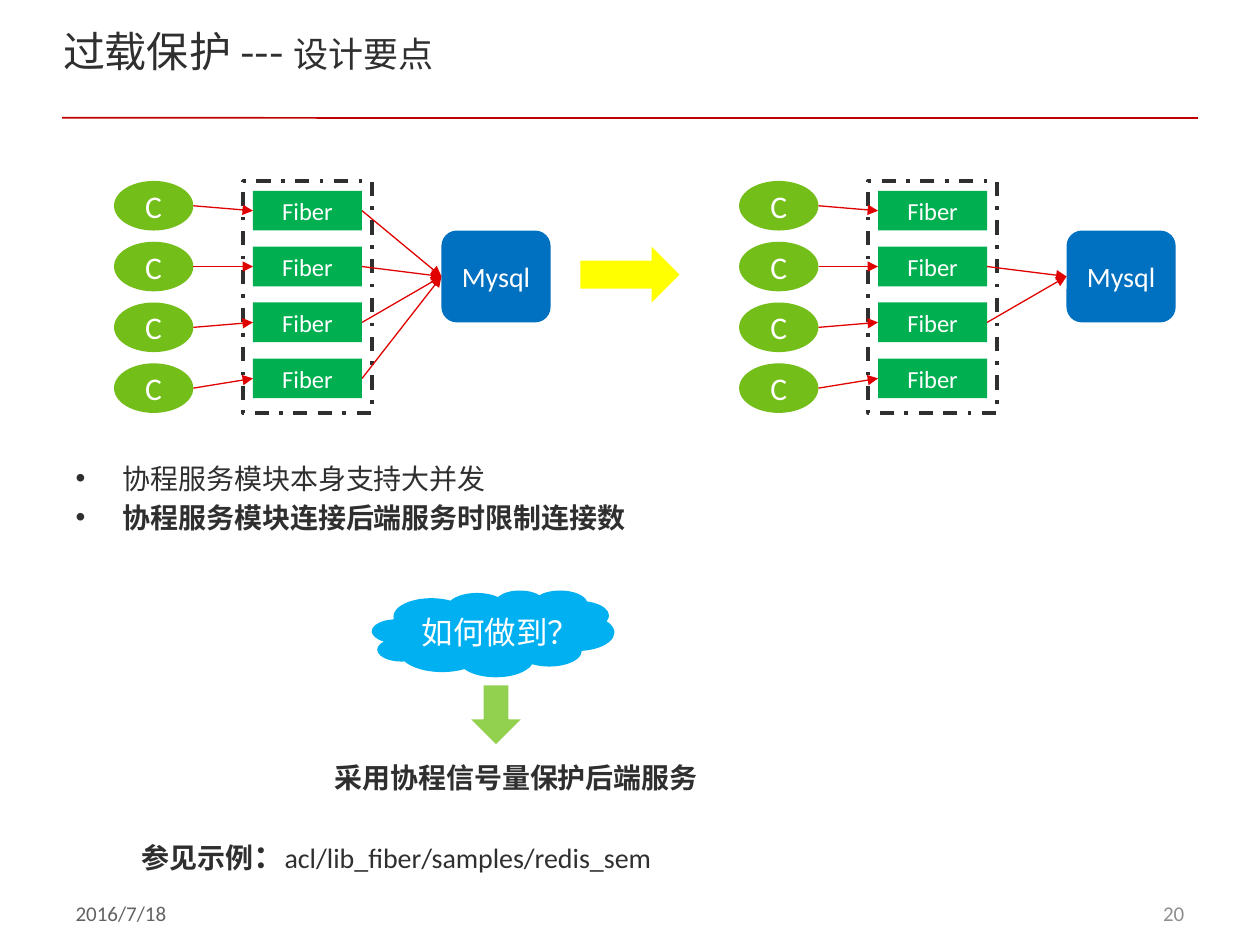
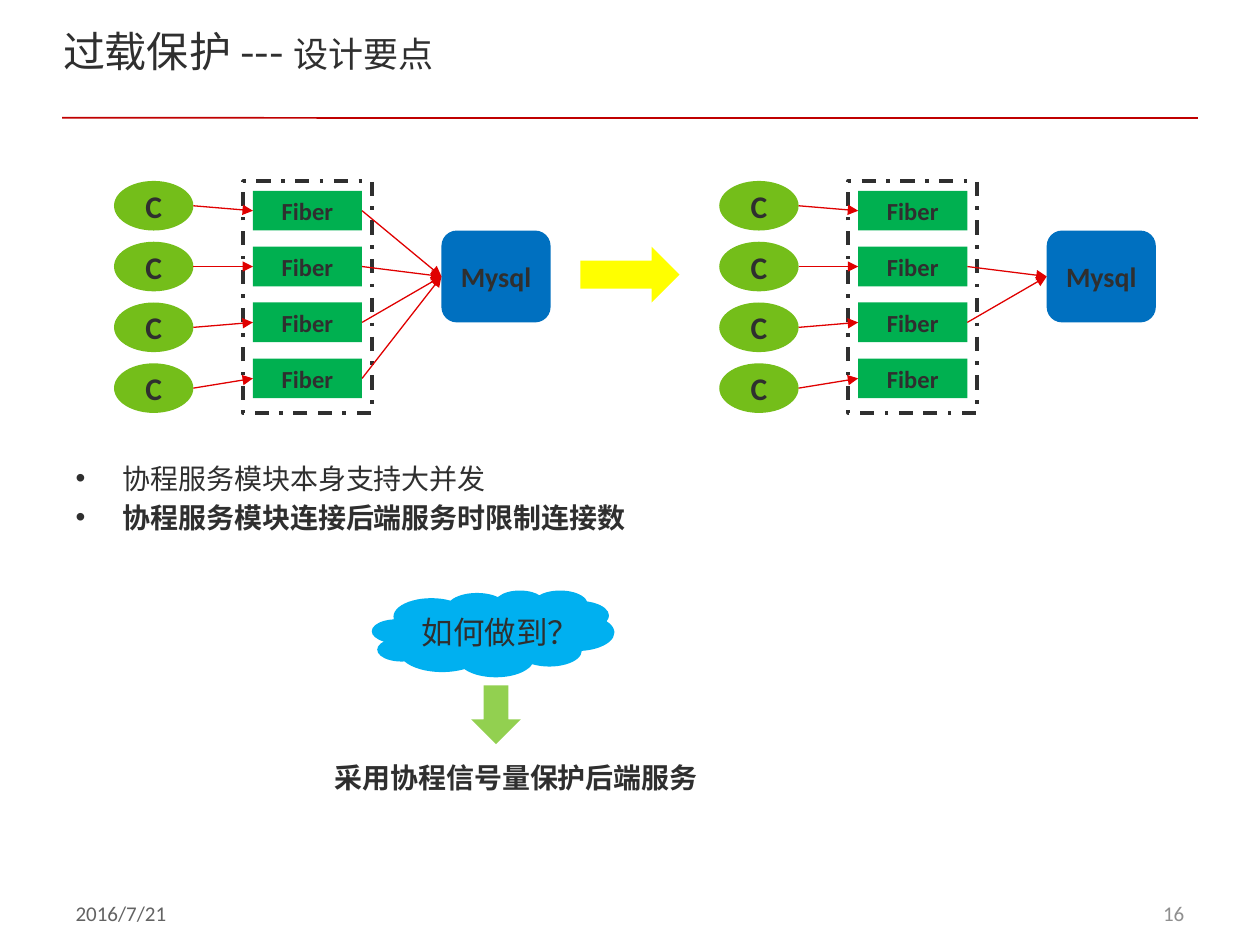
Before and after one commit to cnsuhao/developkit-acl, a slide deck: slide 16 of doc/acl_fiber.pptx (slide 20 before the commit). Drawn at 1260x945 pixels with LibreOffice and Linux fonts; fonts in the diff are those of the drawing; background and template pictures are left out. Boxes give left, top, right and bottom in pixels: in the first picture for what was removed or moved away, otherwise in the second. Text is boxed around its words. In the diff, an @@ line names an element or a change of style, - is before the commit and + after.

```diff
--- a/doc/acl_fiber.pptx
+++ b/doc/acl_fiber.pptx
@@ 6 arrows, 5 rectangles, 4 ellipses, 1 rounded rectangle: place and size @@
-6 arrows, 5 rectangles, 4 ellipses, 1 rounded rectangle at <box>740,181,1176,413</box>
+6 arrows, 5 rectangles, 4 ellipses, 1 rounded rectangle at <box>719,181,1157,413</box>
@@ text colour #FFFFFF to #2F2F2F, bold on in 18 elements at <box>115,181,194,231</box>, <box>115,242,194,291</box>, <box>115,302,194,352</box>, <box>115,363,194,412</box>, <box>253,192,363,231</box>, <box>253,247,363,286</box>, <box>253,302,363,341</box>, <box>253,359,363,398</box>, <box>441,231,551,323</box>, <box>1047,231,1157,323</box>, <box>858,192,968,231</box>, <box>858,247,968,286</box>, <box>858,302,968,341</box>, <box>858,359,968,398</box>, <box>719,181,799,231</box>, <box>719,242,799,291</box>, <box>719,302,799,352</box>, <box>719,363,799,412</box> @@
@@ cloud "如何做到？" at <box>372,590,614,677</box>: text colour #FFFFFF to #2F2F2F @@
@@ text removed at <box>141,844,651,873</box> @@
-参见示例：acl/lib_fiber/samples/redis_sem
@@ text at <box>76,906,167,922</box>: text changed @@
-2016/7/18
+2016/7/21
@@ page number at <box>1163,907,1184,921</box>: text changed @@
-20
+16
```
Also in this commit, not shown: 24 other slides changed, 4 slides added, 1 slide removed, 13 other files.
